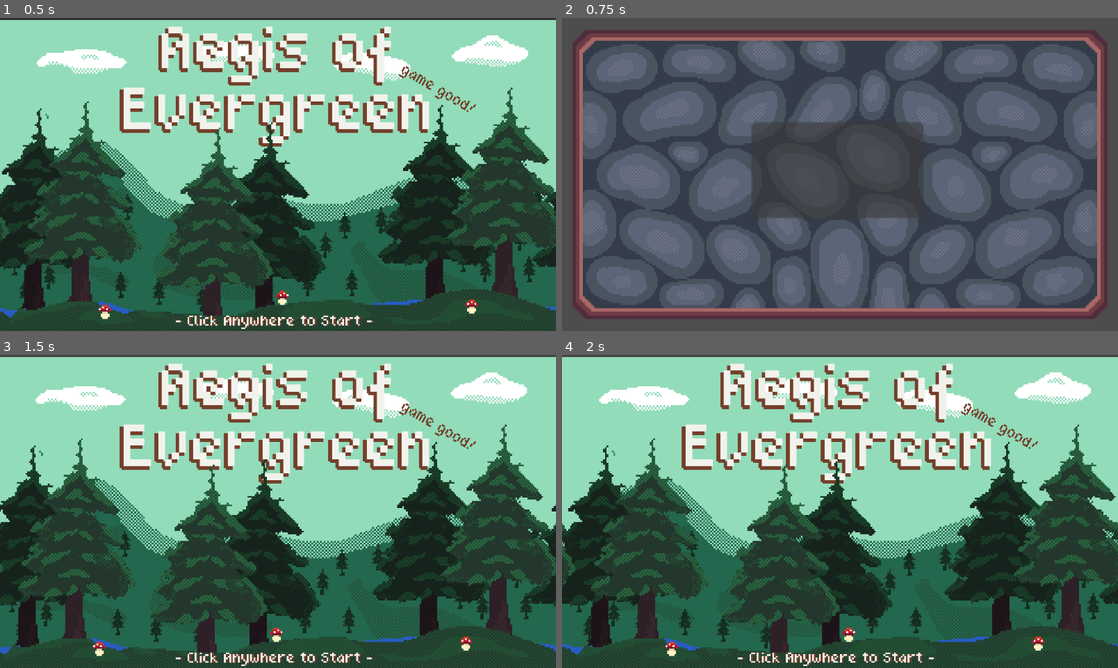
Above: before the commit, frames 1-4 (two rows, left to right).
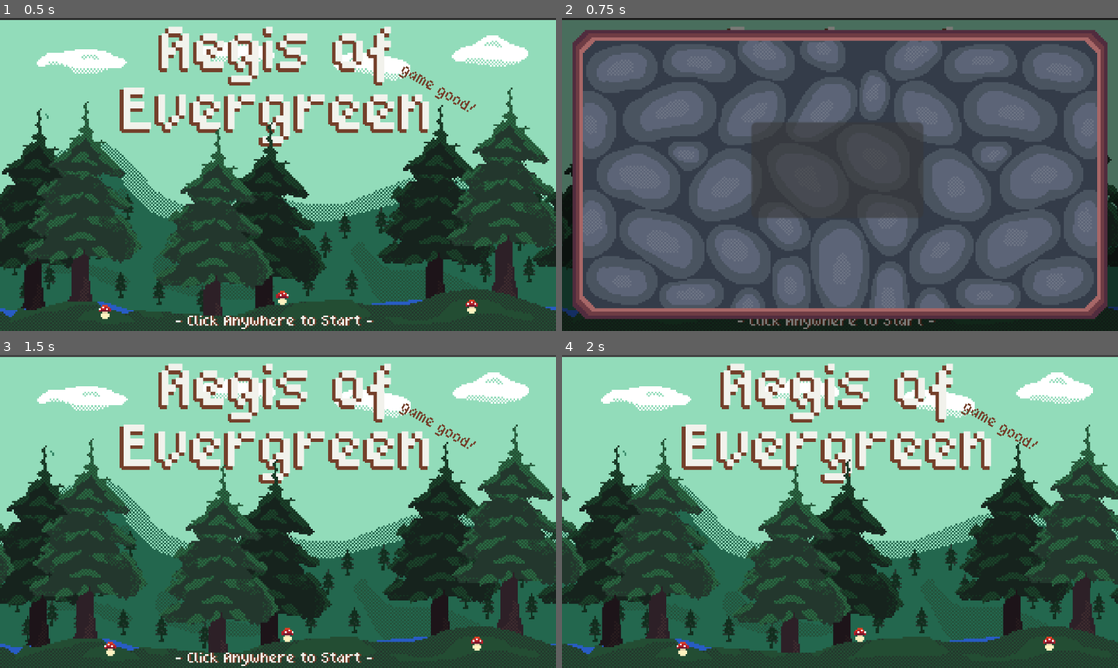
Above: after the commit, the same moments.

Repository: WilliamPickle/Aegis-of-Evergreen
Game: Godot game, scene res://scenes/current_scene.tscn
The game is run twice, just before and just after one commit, with the same random seed, the same clock (stepped at 60 frames per second) and the same inputs.
Inputs (mouse positions are in pixels of both pictures, inside the frame that each line leads up to):
- Up to frame 1 (0.5 s): no input
- Up to frame 2 (0.75 s): click (840, 174) at 0.5 s
- Up to frame 3 (1.5 s): click (278, 508) at 1.25 s
- Up to frame 4 (2 s): no input

Frame 1 is identical in both runs. In frame 2, 11% of the frame differs, in the area x 0-100%, y 0-100%; in frame 3, 20%; in frame 4, 20%, in the area x 0-100%, y 5-100%.

Commit message:
2 functions added to scene loader
Added a tint_scene function (which only works if the entire path leading up to whatever you want to tint has a "visibility" property) and a disable_scene function which stops the entire scene from processing stuff.

Diff:
--- a/scenes/start_menu.tscn
+++ b/scenes/start_menu.tscn
@@ -11,22 +11,10 @@
 tracks/0/type = "value"
 tracks/0/imported = false
 tracks/0/enabled = true
-tracks/0/path = NodePath("AnimationPlayer/start_title_shadow:visible")
+tracks/0/path = NodePath("start_title_shadow:visible")
 tracks/0/interp = 1
 tracks/0/loop_wrap = true
 tracks/0/keys = {
-"times": PackedFloat32Array(0),
-"transitions": PackedFloat32Array(1),
-"update": 1,
-"values": [true]
-}
-tracks/1/type = "value"
-tracks/1/imported = false
-tracks/1/enabled = true
-tracks/1/path = NodePath("AnimationPlayer/splash_text:visible")
-tracks/1/interp = 1
-tracks/1/loop_wrap = true
-tracks/1/keys = {
 "times": PackedFloat32Array(0),
 "transitions": PackedFloat32Array(1),
 "update": 1,
@@ -40,22 +28,10 @@
 tracks/0/type = "value"
 tracks/0/imported = false
 tracks/0/enabled = true
-tracks/0/path = NodePath("AnimationPlayer/start_title_shadow:visible")
+tracks/0/path = NodePath("start_title_shadow:visible")
 tracks/0/interp = 1
 tracks/0/loop_wrap = true
 tracks/0/keys = {
-"times": PackedFloat32Array(0, 0.8),
-"transitions": PackedFloat32Array(1, 1),
-"update": 1,
-"values": [true, false]
-}
-tracks/1/type = "value"
-tracks/1/imported = false
-tracks/1/enabled = false
-tracks/1/path = NodePath("AnimationPlayer/splash_text:visible")
-tracks/1/interp = 1
-tracks/1/loop_wrap = true
-tracks/1/keys = {
 "times": PackedFloat32Array(0, 0.8),
 "transitions": PackedFloat32Array(1, 1),
 "update": 1,
@@ -99,15 +75,11 @@
 offset_right = 164.0
 offset_bottom = 95.0
 
-[node name="menu_text" type="Node" parent="."]
+[node name="menu_text" type="Control" parent="."]
+layout_mode = 3
+anchors_preset = 0
 
-[node name="AnimationPlayer" type="AnimationPlayer" parent="menu_text"]
-libraries = {
-&"": SubResource("AnimationLibrary_5byqq")
-}
-autoplay = "text_blink"
-
-[node name="title_shadow" type="Label" parent="menu_text/AnimationPlayer"]
+[node name="title_shadow" type="Label" parent="menu_text"]
 z_index = 2
 offset_left = -126.0
 offset_top = -84.0
@@ -120,7 +92,7 @@
 horizontal_alignment = 1
 autowrap_mode = 2
 
-[node name="title shadow" type="Label" parent="menu_text/AnimationPlayer/title_shadow"]
+[node name="title shadow" type="Label" parent="menu_text/title_shadow"]
 z_index = 2
 layout_mode = 0
 offset_left = 1.0
@@ -134,7 +106,7 @@
 horizontal_alignment = 1
 autowrap_mode = 2
 
-[node name="title" type="Label" parent="menu_text/AnimationPlayer/title_shadow"]
+[node name="title" type="Label" parent="menu_text/title_shadow"]
 z_index = 2
 layout_mode = 0
 offset_left = -3.0
@@ -148,7 +120,7 @@
 horizontal_alignment = 1
 autowrap_mode = 2
 
-[node name="splash_text" type="Label" parent="menu_text/AnimationPlayer"]
+[node name="splash_text" type="Label" parent="menu_text"]
 z_index = 2
 offset_left = 13.0
 offset_top = -99.0
@@ -162,7 +134,7 @@
 horizontal_alignment = 1
 autowrap_mode = 2
 
-[node name="start_title_shadow" type="Label" parent="menu_text/AnimationPlayer"]
+[node name="start_title_shadow" type="Label" parent="menu_text"]
 z_index = 6
 offset_left = -95.0
 offset_top = 81.0
@@ -175,7 +147,7 @@
 horizontal_alignment = 1
 autowrap_mode = 2
 
-[node name="start_title" type="Label" parent="menu_text/AnimationPlayer/start_title_shadow"]
+[node name="start_title" type="Label" parent="menu_text/start_title_shadow"]
 z_index = 2
 layout_mode = 0
 offset_left = -1.0
@@ -188,4 +160,11 @@
 horizontal_alignment = 1
 autowrap_mode = 2
 
+[node name="AnimationPlayer" type="AnimationPlayer" parent="menu_text/start_title_shadow"]
+root_node = NodePath("../..")
+libraries = {
+&"": SubResource("AnimationLibrary_5byqq")
+}
+autoplay = "text_blink"
+
 [connection signal="button_down" from="background/Button" to="background" method="_on_button_button_down"]
--- a/scenes/test_scene.tscn
+++ b/scenes/test_scene.tscn
@@ -4,6 +4,7 @@
 [ext_resource type="Script" uid="uid://bxp58b47vym5o" path="res://scripts/settings_screen.gd" id="1_j8ivh"]
 
 [node name="SettingsScreen" type="Node2D"]
+z_index = 10
 
 [node name="Camera2D" type="Camera2D" parent="."]
 zoom = Vector2(3.6, 3.6)
--- a/scripts/menu_animation.gd
+++ b/scripts/menu_animation.gd
@@ -23,5 +23,7 @@
 
 # Temp code to be changed later
 func _on_button_button_down() -> void:
-	SceneLoader.quick_add_scene("res://scenes/test_scene.tscn","test_scene","start_menu")
+	#SceneLoader.quick_add_scene("res://scenes/test_scene.tscn","test_scene","start_menu")
+	SceneLoader.load_scene("res://scenes/test_scene.tscn", "test_scene");
+	SceneLoader.disable_scene("start_menu", true);
 	print("Clicked!!!!")
--- a/scripts/scene_loader.gd
+++ b/scripts/scene_loader.gd
@@ -22,6 +22,7 @@
 	delete_scene(old_scene_key)
 	load_scene(file_path,new_key)
 
+
 ## Change the visibily of a scene.
 ## Internally keeping the memory but removing the scene fucntionality.
 ## [codeblock] change_scene_visibility("settings",false) [/codeblock]
@@ -30,3 +31,13 @@
 		root.add_child(_current_scenes[key])
 	else:
 		root.remove_child(_current_scenes[key])
+
+#tint the sprites in a scene
+func tint_scene(key : String, r, g, b) -> void:
+	_current_scenes[key].modulate = Color(r, g, b);
+
+func disable_scene(key : String, disable) -> void:
+	if disable:
+		_current_scenes[key].process_mode = ProcessMode.PROCESS_MODE_DISABLED;
+	if not disable:
+		_current_scenes[key].process_mode = ProcessMode.PROCESS_MODE_ALWAYS;
--- a/scripts/settings_screen.gd
+++ b/scripts/settings_screen.gd
@@ -1,4 +1,9 @@
 extends Button
 
+func _ready():
+	SceneLoader.tint_scene("start_menu",  0.5, 0.5, 0.5);
+
 func _on_button_down() -> void:
-	SceneLoader.quick_add_scene("res://scenes/start_menu.tscn","start_menu","test_scene")
+	SceneLoader.delete_scene("test_scene")
+	SceneLoader.tint_scene("start_menu", 1, 1, 1);
+	SceneLoader.disable_scene("start_menu", false);
